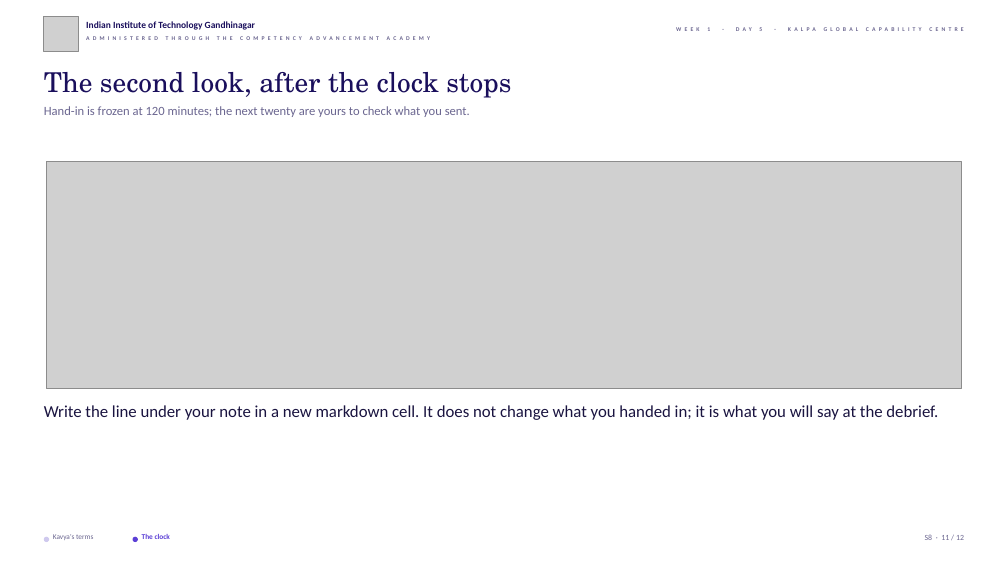
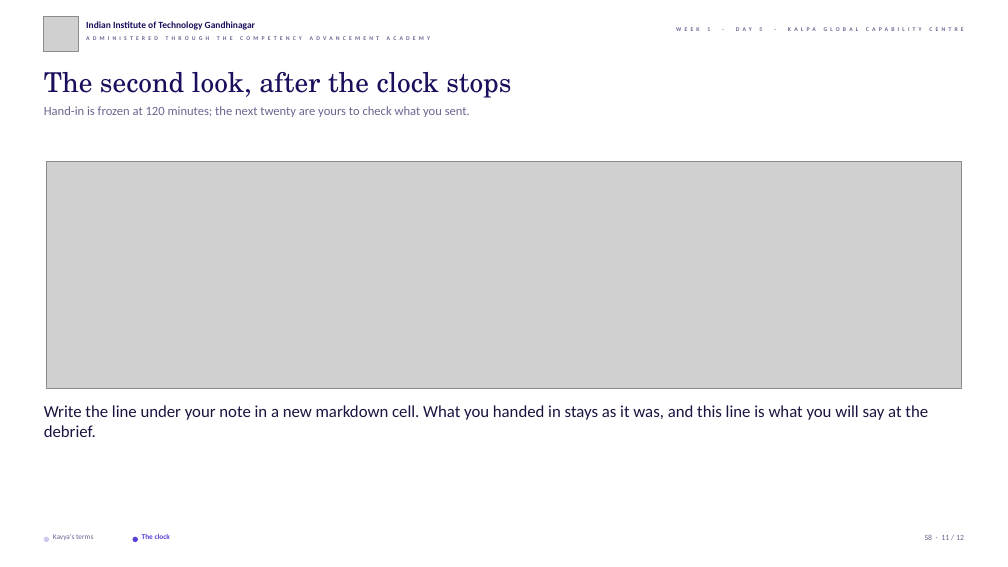
Before and after one commit to fde-academy-lab/c2-content-factory, a slide deck: slide 11 of content/W01/D5/slides/C2_W01_D05_lab_STUDENT.pptx. Drawn at 1008x567 pixels with LibreOffice and Linux fonts; fonts in the diff are those of the drawing; grey boxes stand for pictures; background and template pictures are left out. Boxes give left, top, right and bottom in pixels: in the first picture for what was removed or moved away, otherwise in the second. Text is boxed around its words. In the diff, an @@ line names an element or a change of style, - is before the commit and + after.

```diff
--- a/content/W01/D5/slides/C2_W01_D05_lab_STUDENT.pptx
+++ b/content/W01/D5/slides/C2_W01_D05_lab_STUDENT.pptx
@@ text at [44, 405, 928, 437]: text changed @@
-Write the line under your note in a new markdown cell. It does not change what you handed in; it is what you will say at the debrief.
+Write the line under your note in a new markdown cell. What you handed in stays as it was, and this line is what you will say at the debrief.
```
Also in this commit, not shown: 20 other files.
